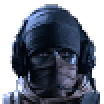
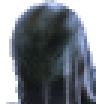
Layered file, before and after one edit (104x104). Changes by layer:
added layer "Layer 25" above "Layer 24" over (6, 0, 96, 104)
hid "Layer 5" over (2, 4, 100, 104)
